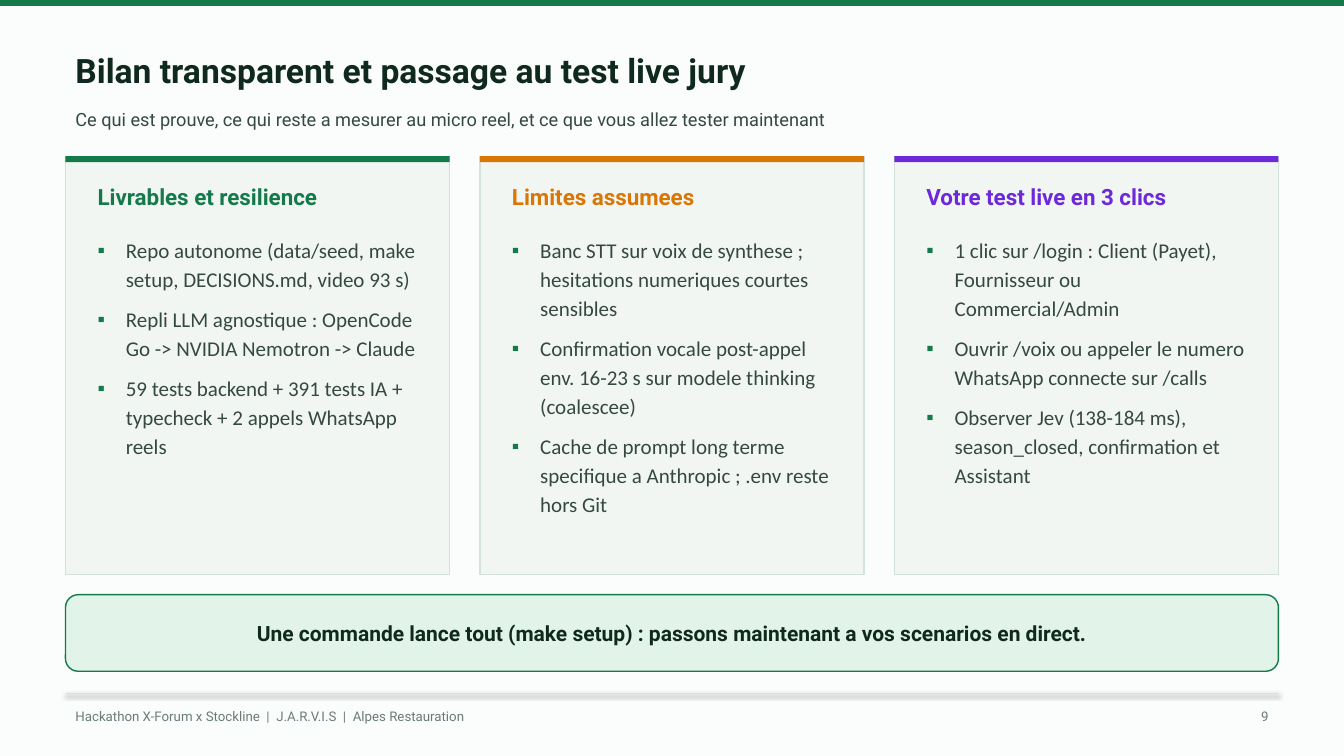
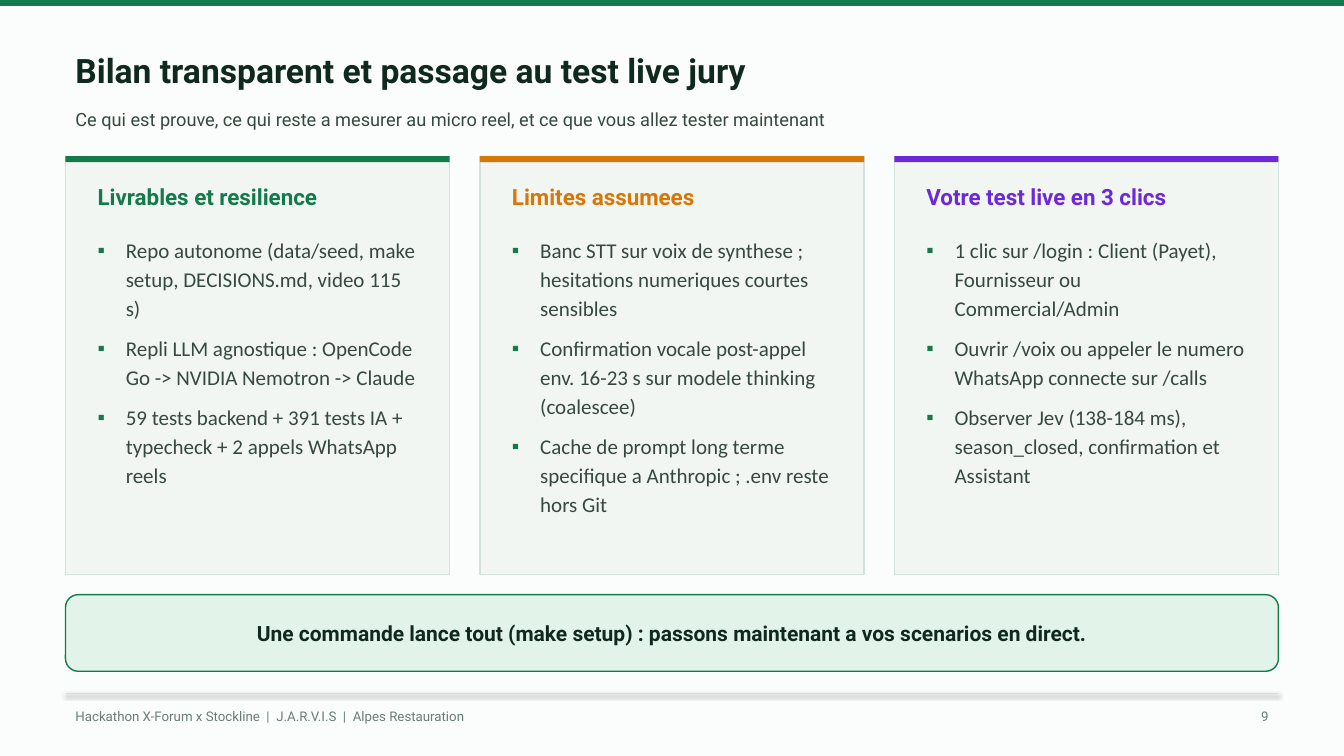
Before and after one commit to KpihX/stockline-jarvis, a slide deck: slide 9 of presentation/build/Stockline-JARVIS-Alpes-Restauration.pptx. Drawn at 1344x756 pixels with LibreOffice and Linux fonts; fonts in the diff are those of the drawing. Boxes give left, top, right and bottom in pixels: in the first picture for what was removed or moved away, otherwise in the second. Text is boxed around its words. In the diff, an @@ line names an element or a change of style, - is before the commit and + after.

Commit message:
chore(demo,docs,slides): ship 115s unified WhatsApp VoIP full demo video and sync README/TEAM/slide 09

```diff
--- a/presentation/build/Stockline-JARVIS-Alpes-Restauration.pptx
+++ b/presentation/build/Stockline-JARVIS-Alpes-Restauration.pptx
@@ text at [126,243,415,319]: text changed @@
-▪ Repo autonome (data/seed, make setup, DECISIONS.md, video 93 s)
+▪ Repo autonome (data/seed, make setup, DECISIONS.md, video 115 s)
```
Also in this commit, not shown: 5 other files.
